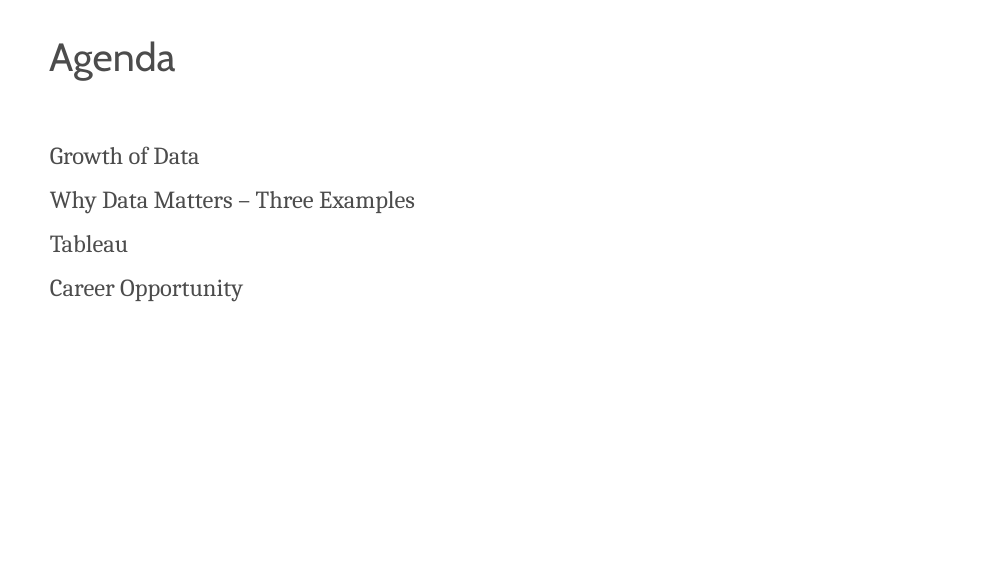
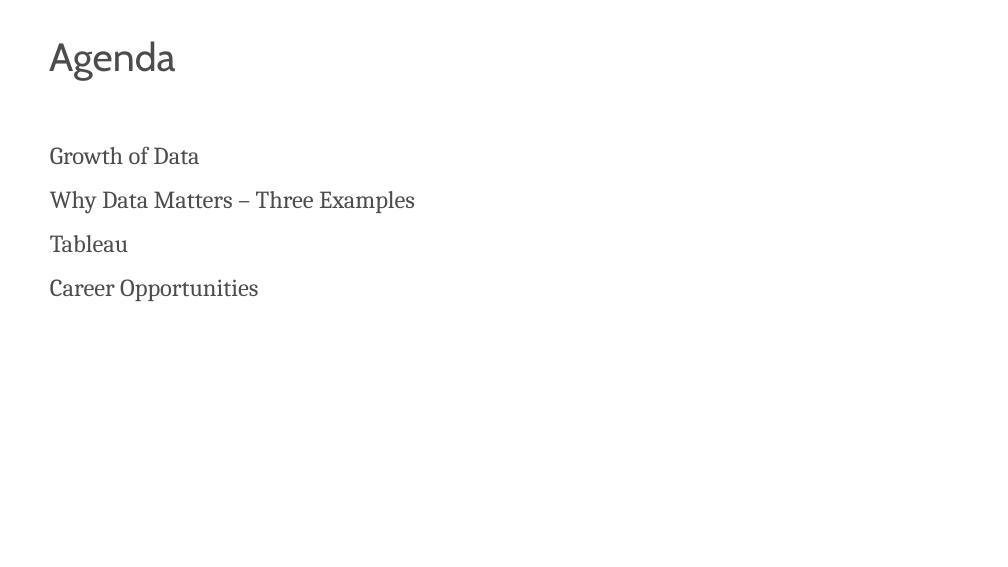
Before and after one commit to s-kyle-reed/data-lecture, a slide deck: slide 9 of lecture.pptx. Drawn at 1008x567 pixels with LibreOffice and Linux fonts; fonts in the diff are those of the drawing; background and template pictures are left out. Boxes give left, top, right and bottom in pixels: in the first picture for what was removed or moved away, otherwise in the second. Text is boxed around its words. In the diff, an @@ line names an element or a change of style, - is before the commit and + after.

```diff
--- a/lecture.pptx
+++ b/lecture.pptx
@@ text at (50, 279, 258, 301): text changed @@
-Career Opportunity
+Career Opportunities
```
Also in this commit, not shown: 1 other slide changed, 5 other files.
